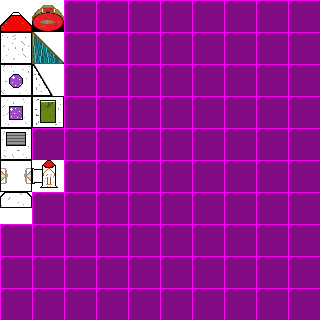
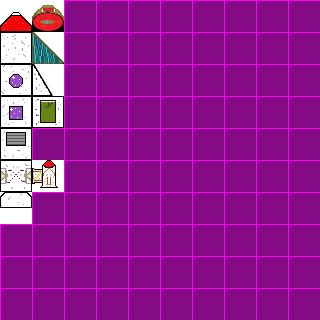
Two versions of the same layered image (320px x 320px). Layer-by-layer changes:
renamed "Layer 1" to "Layer 2", painted on it over bbox(6, 164, 42, 189)
